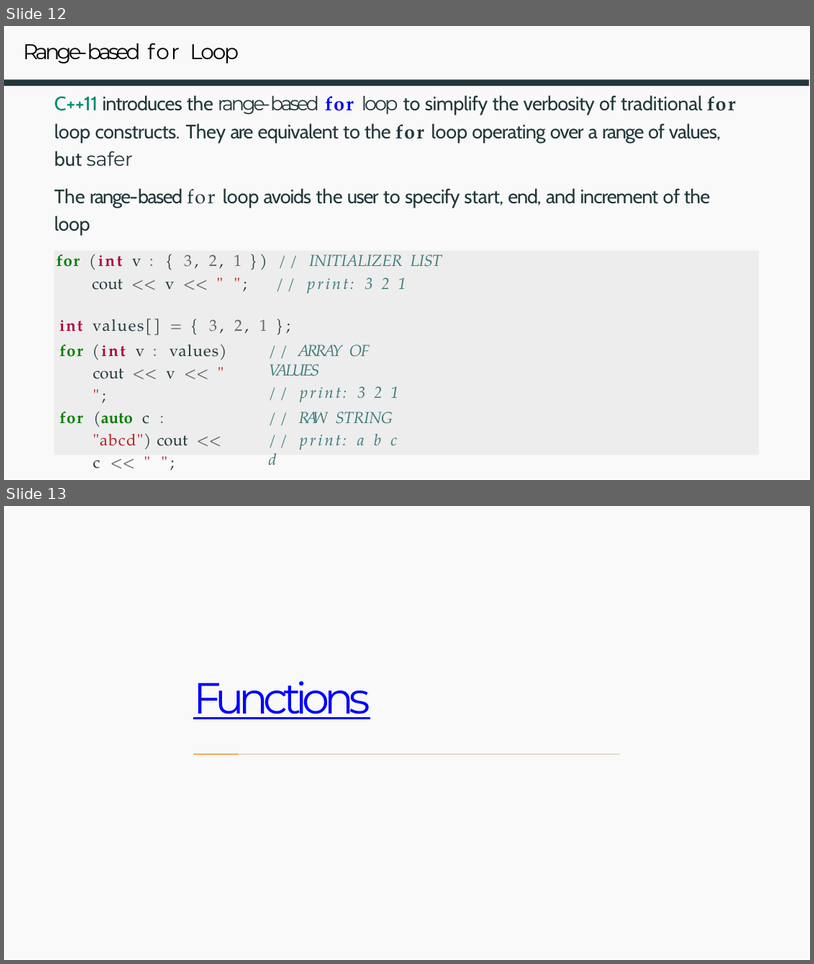
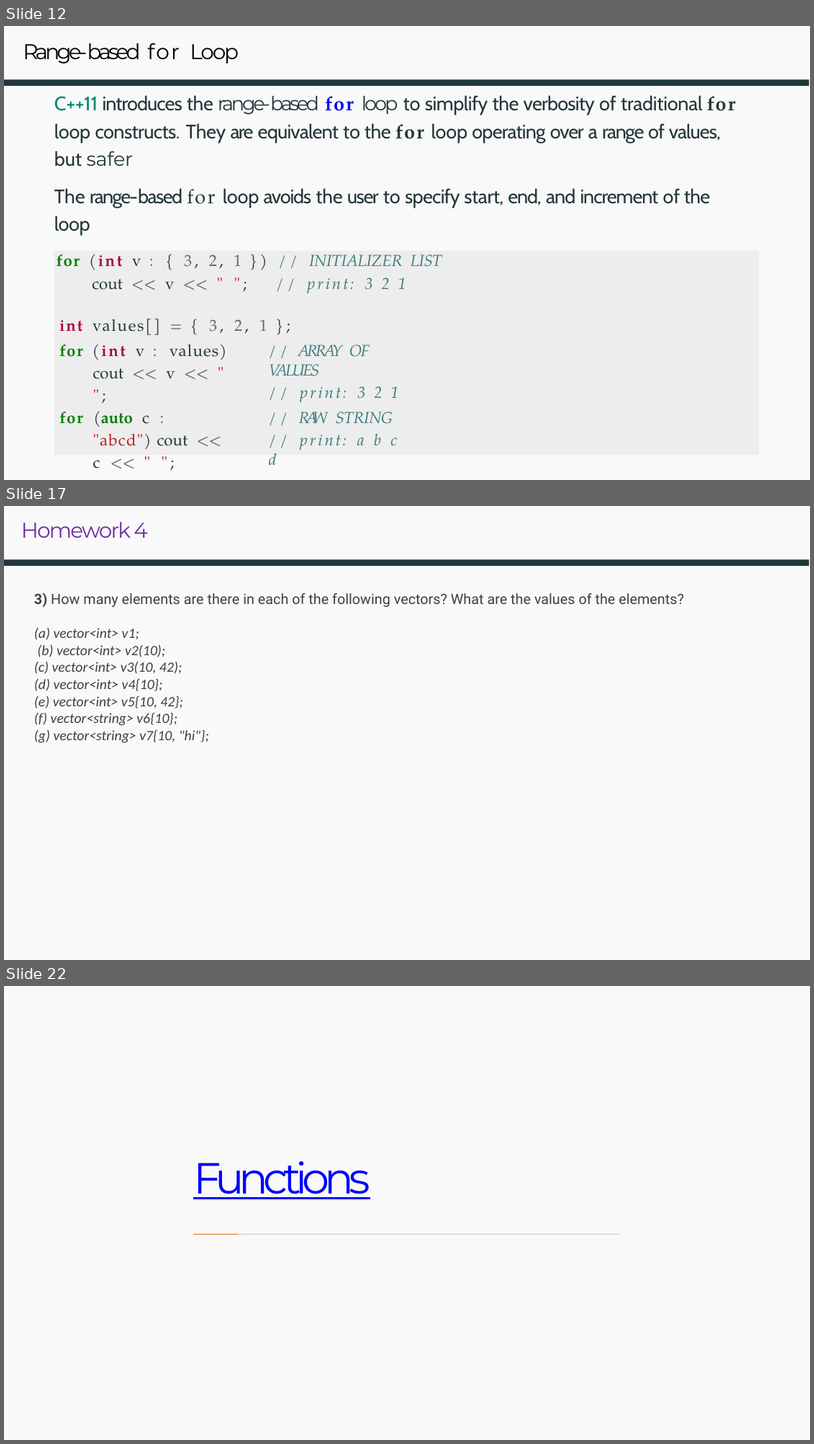
Before and after one commit to owenjchen/cpp, a slide deck: Week5_Functions.pptx. Shown one above the other, each under a label of ours: slides 12 and 13 before the commit, slides 12, 17 and 22 after it; the slides between them are not shown. The pictures are 814x964 and 814x1444 pixels, drawn with LibreOffice and Linux fonts; fonts in the diff are those of the drawing. Boxes give left, top, right and bottom in pixels: in the first picture for what was removed or moved away, otherwise in the second. Text is boxed around its words. In the diff, an @@ line names an element or a change of style, - is before the commit and + after.

```diff
--- a/Week5_Functions.pptx
+++ b/Week5_Functions.pptx
@@ slide 17 added at [4,506,810,960], background #FFFFFF; not listed: 2 template elements that a slide beside it also shows @@
@@ title added at [21,522,148,538], 12 pt, text #7030A0 @@
+Homework 4
@@ text added at [34,592,684,743], 8 pt, text #3C4043, italic @@
+3) How many elements are there in each of the following vectors? What are the values of the elements?
+(a) vector<int> v1;
+(b) vector<int> v2(10);
+(c) vector<int> v3(10, 42);
+(d) vector<int> v4{10};
+(e) vector<int> v5{10, 42};
+(f) vector<string> v6{10};
+(g) vector<string> v7{10, "hi"};
@@ what was slide 13 is now slide 22 @@
```
Also in this commit, not shown: 8 other slides added, 13 other files.
